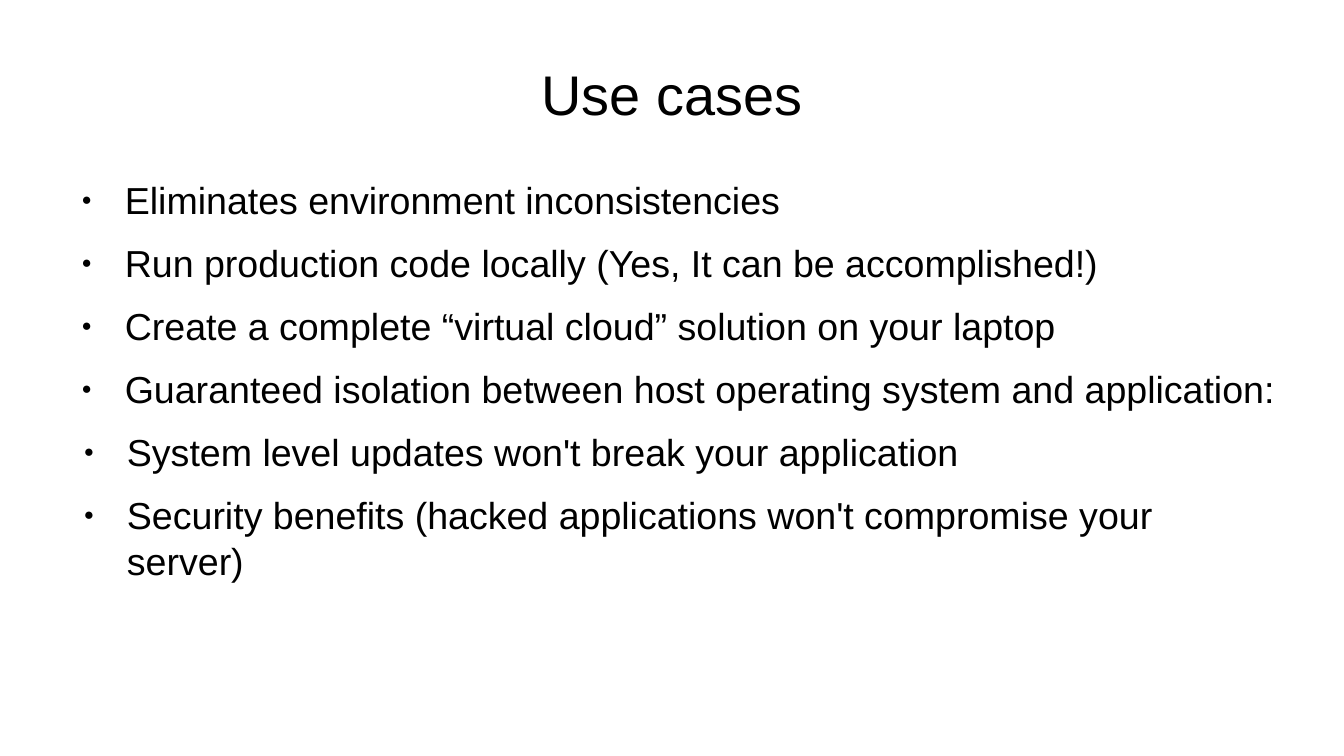
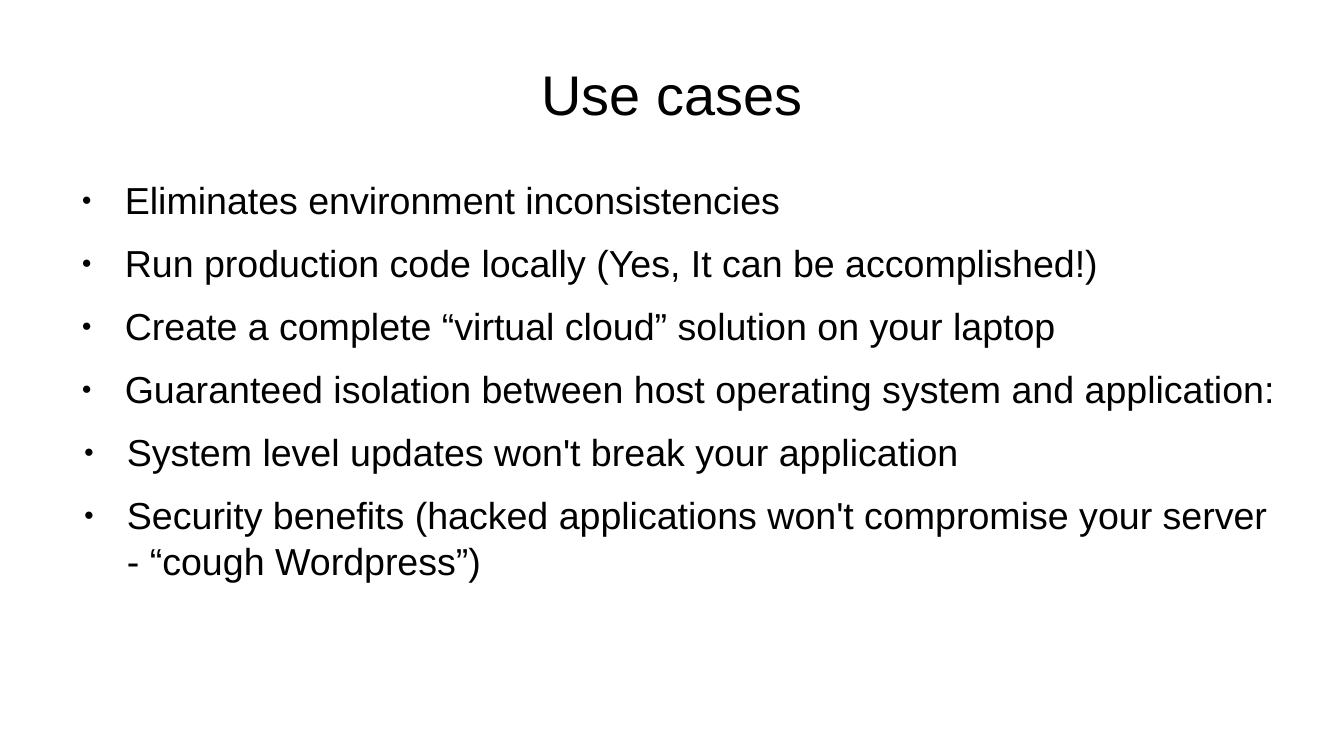
Before and after one commit to vladbalmos/docker-presentation, a slide deck: slide 14 of docker.odp. Drawn at 1344x756 pixels with LibreOffice and Linux fonts; fonts in the diff are those of the drawing. Boxes give left, top, right and bottom in pixels: in the first picture for what was removed or moved away, otherwise in the second. Text is boxed around its words. In the diff, an @@ line names an element or a change of style, - is before the commit and + after.

```diff
--- a/docker.odp
+++ b/docker.odp
@@ text at [127, 501, 1267, 582]: text changed @@
-● Security benefits (hacked applications won't compromise your server)
+● Security benefits (hacked applications won't compromise your server - “cough Wordpress”)
```
Also in this commit, not shown: 1 other slide changed, 13 slides added, 1 slide removed, 2 other files.
